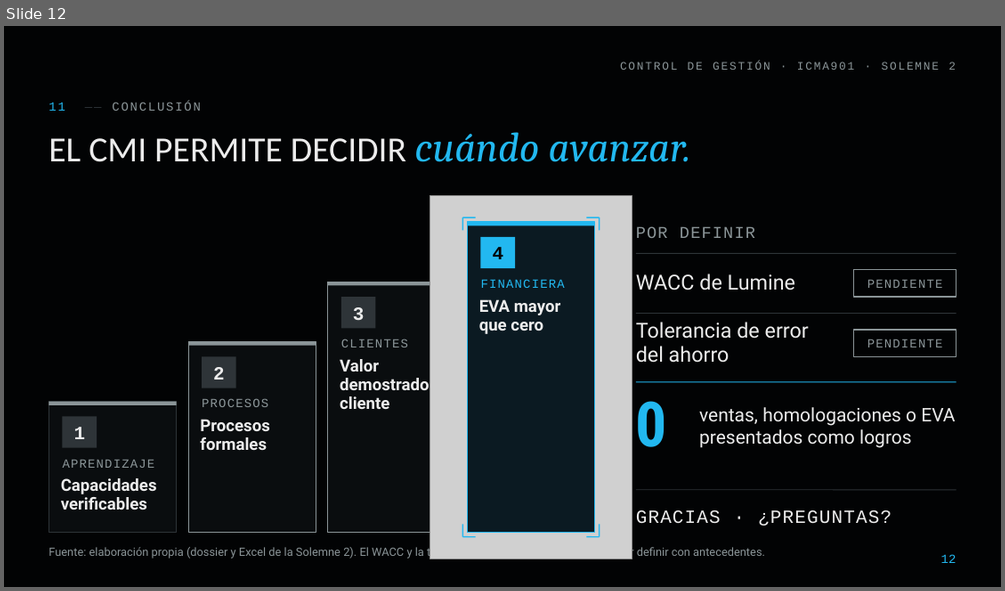
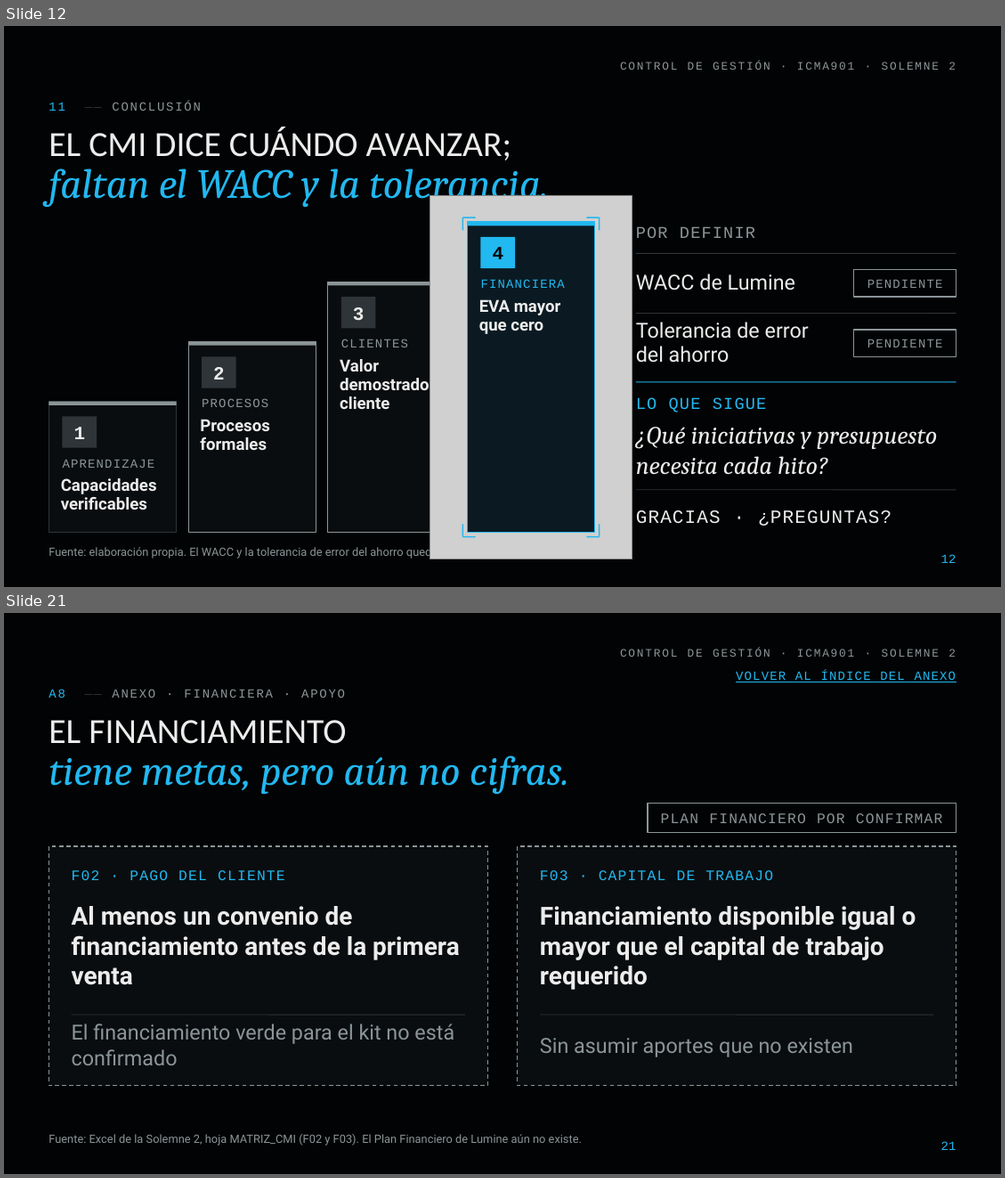
Before and after one commit to diegoaam0109-ux/lumine, a slide deck: solemne-2/Lumine_Solemne2_CMI_Control_de_Gestion.pptx. Shown one above the other, each under a label of ours: slide 12 before the commit, slides 12 and 21 after it; the slides between them are not shown. The pictures are 1005x591 and 1005x1178 pixels, drawn with LibreOffice and Linux fonts; fonts in the diff are those of the drawing; grey boxes stand for pictures; background and template pictures are left out. Boxes give left, top, right and bottom in pixels: in the first picture for what was removed or moved away, otherwise in the second. Text is boxed around its words. In the diff, an @@ line names an element or a change of style, - is before the commit and + after.

```diff
--- a/solemne-2/Lumine_Solemne2_CMI_Control_de_Gestion.pptx
+++ b/solemne-2/Lumine_Solemne2_CMI_Control_de_Gestion.pptx
@@ slide 21 added at [4, 613, 1001, 1174], background #020304; not listed: 1 template element that a slide beside it also shows @@
@@ text added at [48, 689, 345, 698], 12 pt, text #8B9598 @@
+A8 —— ANEXO · FINANCIERA · APOYO
@@ text added at [736, 671, 956, 682], 12 pt, text #22B8F0, underline @@
+VOLVER AL ÍNDICE DEL ANEXO
@@ title added at [48, 720, 569, 795], 40 pt, text #22B8F0, italic @@
+EL FINANCIAMIENTO
+tiene metas, pero aún no cifras.
@@ rectangle added at [647, 803, 956, 833], outline #8B9598 1 pt @@
@@ text added at [661, 813, 943, 823], 14 pt, text #8B9598 @@
+PLAN FINANCIERO POR CONFIRMAR
@@ rectangle added at [48, 846, 488, 1086], fill #0A0D0F, outline #8B9598 1 pt dashed @@
@@ rectangle added at [518, 846, 956, 1086], fill #0A0D0F, outline #8B9598 1 pt dashed @@
@@ text added at [72, 870, 285, 880], 14 pt, text #22B8F0 @@
+F02 · PAGO DEL CLIENTE
@@ text added at [540, 870, 773, 880], 14 pt, text #22B8F0 @@
+F03 · CAPITAL DE TRABAJO
@@ text added at [72, 906, 460, 985], 24 pt, text #ECECEC, bold @@
+Al menos un convenio de financiamiento antes de la primera venta
@@ text added at [540, 906, 916, 989], 24 pt, text #ECECEC, bold @@
+Financiamiento disponible igual o mayor que el capital de trabajo requerido
@@ line added from (72, 1014) to (465, 1014), #2E3438 0.75 pt @@
@@ text added at [72, 1023, 454, 1065], 20 pt, text #8B9598 @@
+El financiamiento verde para el kit no está confirmado
@@ line added from (540, 1014) to (933, 1014), #2E3438 0.75 pt @@
@@ text added at [540, 1038, 854, 1057], 20 pt, text #8B9598 @@
+Sin asumir aportes que no existen
@@ text added at [48, 1134, 582, 1145], 11 pt, text #8B9598 @@
+Fuente: Excel de la Solemne 2, hoja MATRIZ_CMI (F02 y F03). El Plan Financiero de Lumine aún no existe.
@@ page number added at [941, 1141, 956, 1150], 12 pt, text #22B8F0 @@
+21
@@ slide 12 changed as well @@
@@ title at [48, 127, 548, 208]: text changed; size 34 to 40 pt; font Calibri to Cambria; text colour #ECECEC to #22B8F0; italic on @@
-EL CMI PERMITE DECIDIR cuándo avanzar.
+EL CMI DICE CUÁNDO AVANZAR;
+faltan el WACC y la tolerancia.
@@ text added at [636, 397, 766, 412], 16 pt, text #22B8F0 @@
+LO QUE SIGUE
@@ text "¿Qué iniciativas y presupuesto necesita ..." at [636, 426, 937, 475]: vertical alignment middle to top @@
@@ text removed at [636, 401, 667, 447] @@
-0
@@ text at [636, 426, 937, 475]: text changed; size 18 to 24 pt; font Roboto to Cambria; italic on @@
-ventas, homologaciones o EVA presentados como logros
+¿Qué iniciativas y presupuesto necesita cada hito?
@@ text at [48, 545, 595, 559]: text changed @@
-Fuente: elaboración propia (dossier y Excel de la Solemne 2). El WACC y la tolerancia de error del ahorro quedan por definir con antecedentes.
+Fuente: elaboración propia. El WACC y la tolerancia de error del ahorro quedan por definir con antecedentes.
```
Also in this commit, not shown: 8 other slides changed, 11 other slides added, 2 slides removed, 10 other files.
